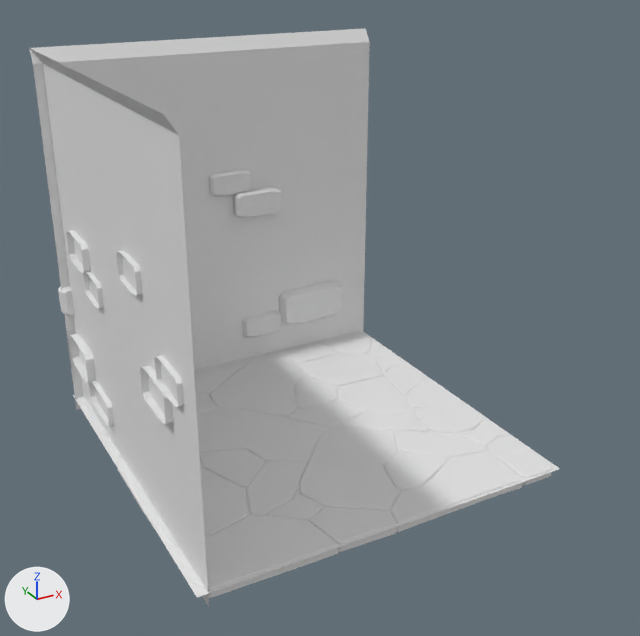
The FBX model working/models/crawl/blockout/hallCorner.fbx as it was, and as the next commit left it.
The view is the same before and after, from a camera (50 mm lens) standing at (-0.049, -0.0953, 0.0637) and looking at (0.0014, -0.0037, 0.0179). Lighting does not change. The marker at lower left points along +X, +Y and +Z. Where no turn or scale is listed for an object, it has been applied to the vertices.

Objects in the first picture: 'Dungeon_Wall_Var1', 'Dungeon_Wall_Var2', 'FloorTIle'.
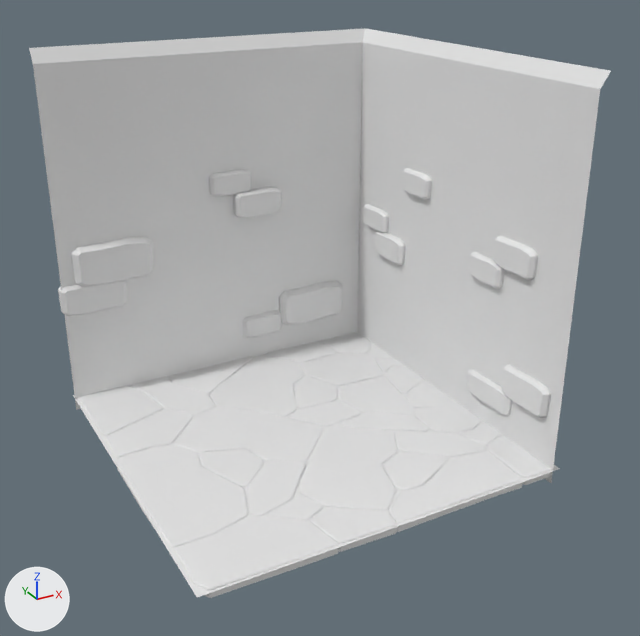
The newer file is also rescaled (x100.0) as a whole; pictures and numbers use the older file's frame.

Location of each change, [x1, y1, x2, y2] in pixels of the pictures (640 x 636 px):
'North', added: after [29, 28, 366, 410]
'West', added: after [357, 29, 611, 483]
'Dungeon_Wall_Var2', deleted: before [29, 28, 370, 410]
'Dungeon_Wall_Var1', deleted: before [29, 48, 209, 606]

The change in detail:
Material 'Stone_Wall.003' (mat_stone_wall_003) is new.
Its base color is (0.8, 0.8, 0.8) (white #e7e7e7).
Mesh me_dungeon_wall_var2_1 is new.
It has 222 vertices, 152 faces and spans x -0.0253..0.025, y 0.0224..0.0253, z -0.002..0.0498.
It uses material mat_stone_wall_001 (white #e7e7e7).
Mesh me_dungeon_wall_var1_001 is new.
It has 258 vertices, 177 faces and spans x 0.0228..0.025, y -0.025..0.025, z -0.002..0.0498.
It uses material mat_stone_wall_003 (white #e7e7e7).
Object 'Dungeon_Wall_Var1' (ob_dungeon_wall_var1) is deleted.
Object 'Dungeon_Wall_Var2' (ob_dungeon_wall_var2) is deleted.
Object 'North' (ob_north) is new; it shows me_dungeon_wall_var2_1.
Its location is (0.0, 0.0, 0.0).
Object 'West' (ob_west) is new; it shows me_dungeon_wall_var1_001.
Its location is (0.0, 0.0, 0.0).
